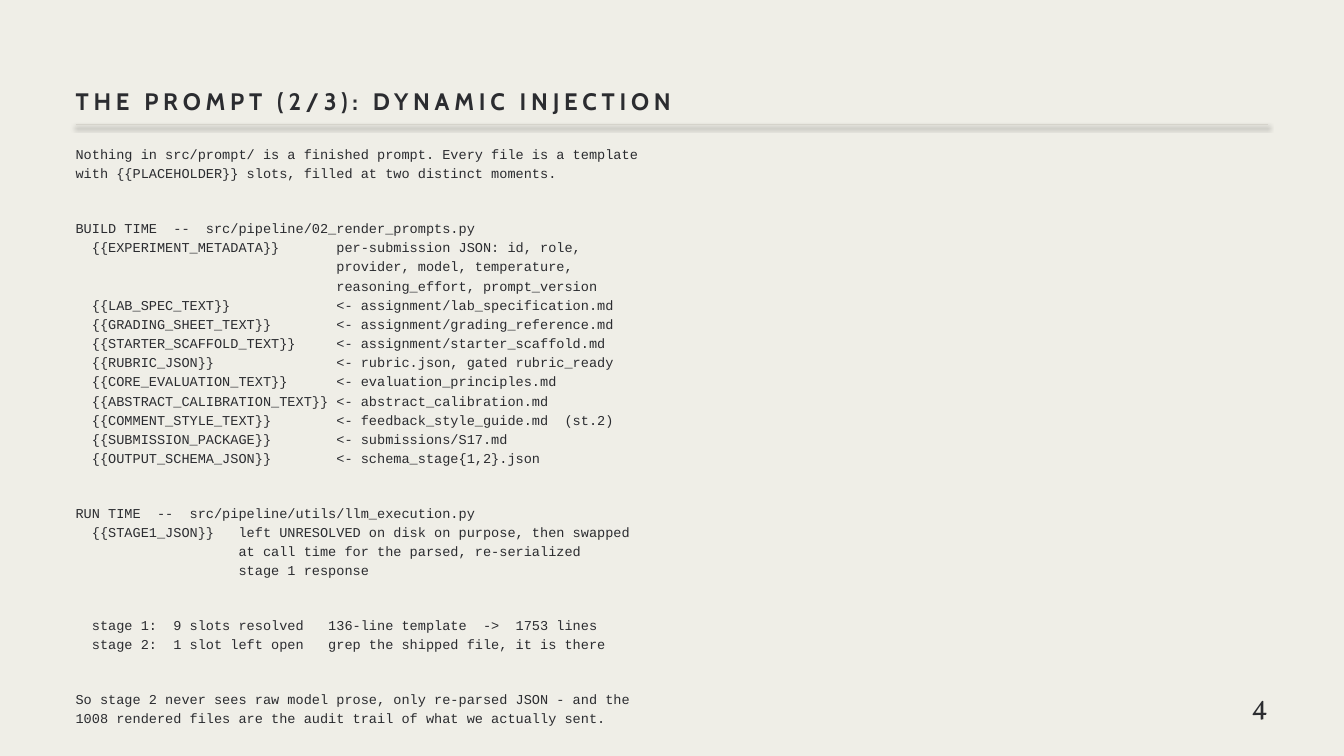
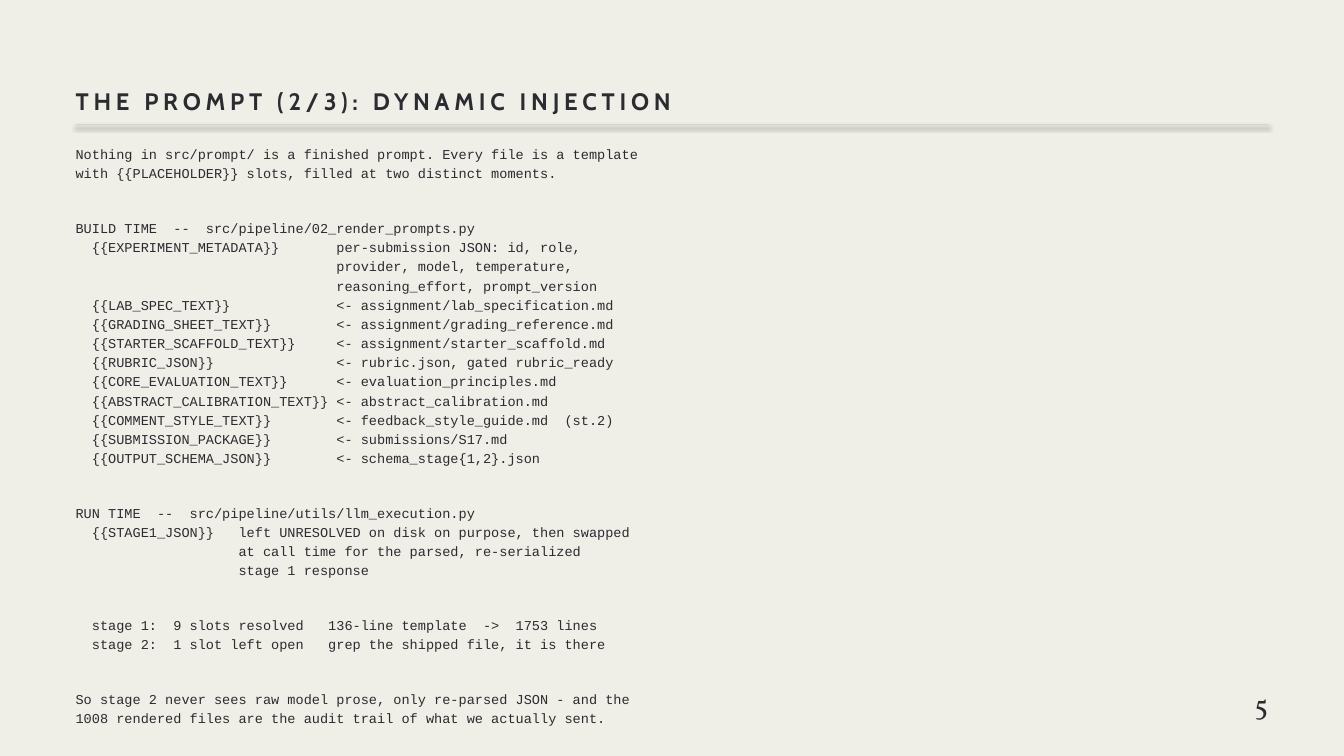
Before and after one commit to elipcs/grading-is-easy-feedback-is-hard, a slide deck: slide 6 of docs/presentation/slides.pptx (slide 5 before the commit). Drawn at 1344x756 pixels with LibreOffice and Linux fonts; fonts in the diff are those of the drawing. Boxes give left, top, right and bottom in pixels: in the first picture for what was removed or moved away, otherwise in the second. Text is boxed around its words. In the diff, an @@ line names an element or a change of style, - is before the commit and + after.

```diff
--- a/docs/presentation/slides.pptx
+++ b/docs/presentation/slides.pptx
@@ text at (1255,699,1268,720): text changed @@
-4
+5
```
Also in this commit, not shown: 6 other slides changed, 1 slide added, 1 slide removed, 3 other files.
